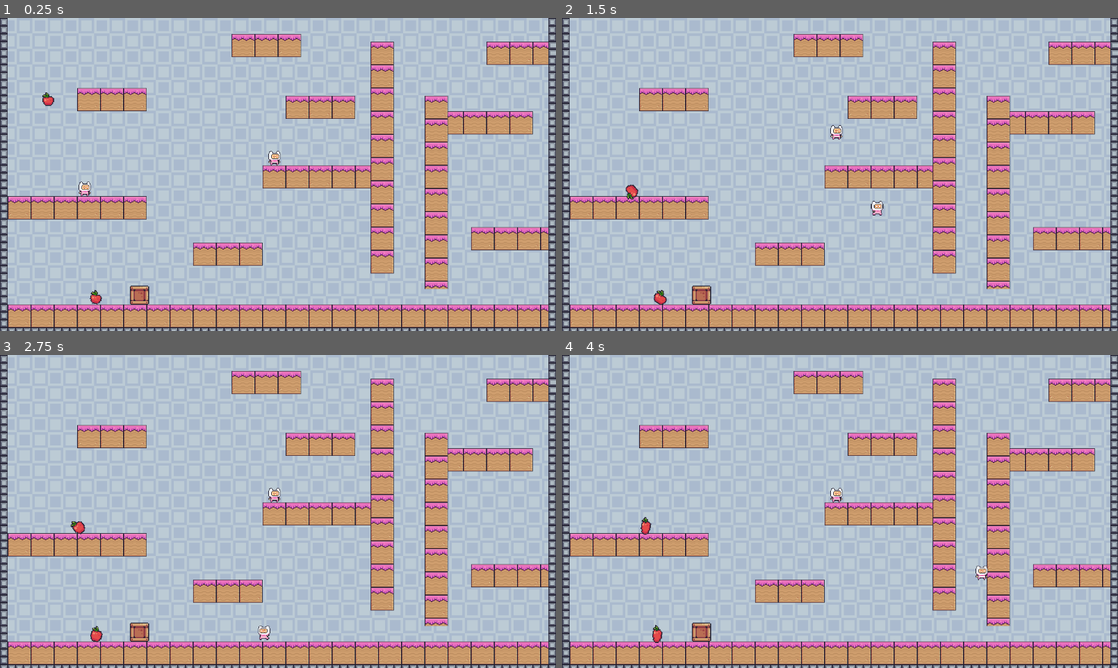
Above: before the commit, frames 1-4 (two rows, left to right).
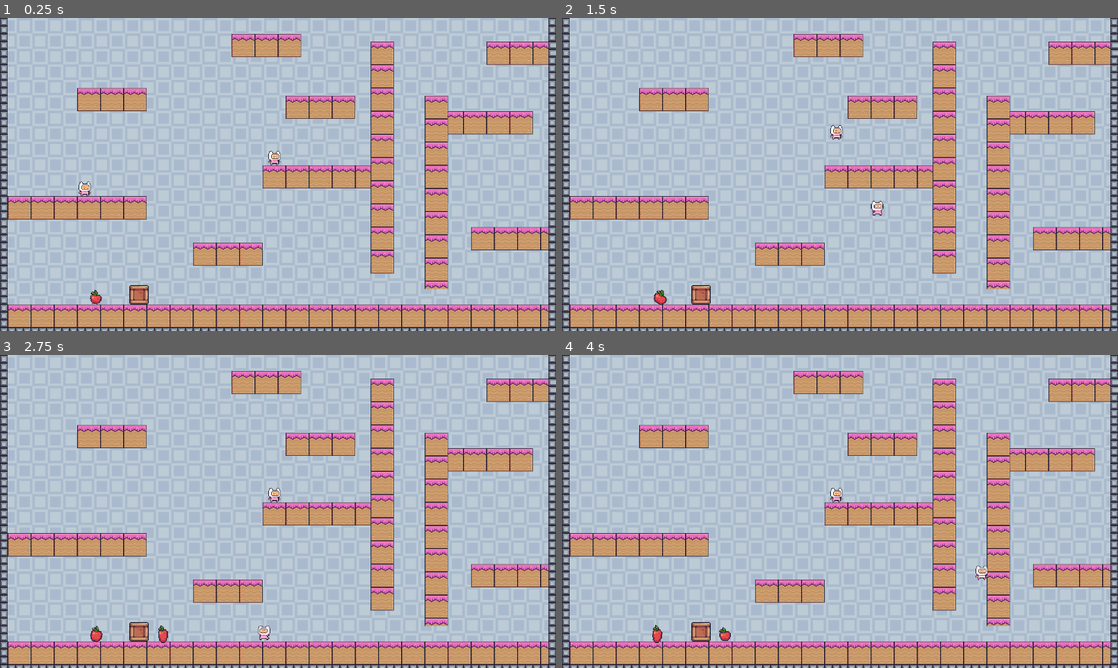
Above: after the commit, the same moments.

Repository: queer-frogs/undercooked
Game: Godot game, scene res://node.tscn
Two runs of this game, one before a commit and one after it. Both use one fixed random seed, a clock stepped at 60 frames per second and the inputs below.
Inputs:
- Up to frame 1 (0.25 s): no input
- Up to frame 2 (1.5 s): hold Right (move_right_1) from 0.53 s (still down); tap E (interact) at 0.6 s; tap Shift (jump_1) at 0.77 s; tap Alt (dash_1) at 1.35 s
- Up to frame 3 (2.75 s): tap Shift (jump_1) at 1.52 s; tap E (interact) at 1.55, 2.1 s; release Right (move_right_1) at 2.03 s; hold Left (move_left_1) from 2.03 s (still down)
- Up to frame 4 (4 s): release Left (move_left_1) at 2.78 s; hold Right (move_right_1) from 2.78 s (still down); tap E (interact) at 2.85, 3.8 s; tap Shift (jump_1) at 3.02, 3.77 s; tap Alt (dash_1) at 3.6 s

The runs differ from the first frame. In frame 1, 0.2% of the frame differs, in the area x 7-27%, y 23-92%; in frame 2, 0.2%; in frame 3, 0.3%, in the area x 12-31%, y 53-92%; in frame 4, 0.3%.

Commit message:
items working

Diff:
--- /dev/null
+++ b/Box.gd
@@ -0,0 +1,28 @@
+extends RigidBody2D
+class_name Box
+
+var cooldown: float = 2.0
+var cooling_down : bool = false
+@export var ingredient_type : String = "apple"
+
+# TODO add type
+
+# Called when the node enters the scene tree for the first time.
+func _enter_tree():
+	cool_down()
+	pass
+
+
+# Called every frame. 'delta' is the elapsed time since the previous frame.
+func _process(delta):
+	pass
+
+func cool_down():
+	if cooling_down == false:
+		cooling_down = true
+		await get_tree().create_timer(2).timeout
+		var ingredient_position = self.position
+		ingredient_position[1] -= 50
+		ingredient_position[0] += 50
+		get_parent().spawn_ingredient(ingredient_type, ingredient_position, self)
+		cooling_down = false
--- /dev/null
+++ b/Box.tscn
@@ -0,0 +1,20 @@
+[gd_scene load_steps=4 format=3 uid="uid://clue6jsscl3fd"]
+
+[ext_resource type="Script" path="res://Box.gd" id="1_ey72t"]
+[ext_resource type="Texture2D" uid="uid://1ifrr7so20dj" path="res://assets_temporaires/Items/Boxes/Box1/Idle.png" id="1_xqqqw"]
+
+[sub_resource type="RectangleShape2D" id="RectangleShape2D_4suj7"]
+size = Vector2(43.5, 41.5)
+
+[node name="Box" type="RigidBody2D"]
+script = ExtResource("1_ey72t")
+
+[node name="CollisionShape2D" type="CollisionShape2D" parent="."]
+position = Vector2(0.25, -10.75)
+shape = SubResource("RectangleShape2D_4suj7")
+
+[node name="Sprite2D" type="Sprite2D" parent="."]
+texture_filter = 1
+position = Vector2(0, -10)
+scale = Vector2(2, 2)
+texture = ExtResource("1_xqqqw")
--- a/CaissePomme.gd
+++ /dev/null
@@ -1,12 +0,0 @@
-extends RigidBody2D
-
-# Called when the node enters the scene tree for the first time.
-func _ready():
-	pass
-
-	#get_parent().move_child(ingredient, -1)
-	#print(get_parent().get_child(-1))
-
-# Called every frame. 'delta' is the elapsed time since the previous frame.
-func _process(delta):
-	pass
--- a/Ingredient.gd
+++ b/Ingredient.gd
@@ -5,10 +5,12 @@
 var boilResult: String = "none"
 var chopResult: String = "none"
 var itemType: String = "none"
+var originBox: Box = null
+var regenerated: bool = false
 
-
-func setup(type: String, init_position: Vector2):
+func setup(type: String, init_position: Vector2, box: Box):
 	position = init_position
+	originBox = box
 	dish = false
 	itemType = type
 	if itemType == "apple":
@@ -20,6 +22,11 @@
 	else:
 		printerr("Error : the type provided is not supported.")
 
+func _process(_delta):
+	if just_picked and not regenerated:
+		originBox.cool_down()
+		regenerated = true
+	super._process(_delta)
 
 
 # Called when the node enters the scene tree for the first time.
--- a/Item.gd
+++ b/Item.gd
@@ -6,6 +6,7 @@
 var playerPicker : CharacterBody2D = null
 var a  	# way the vector goes, 1 right or -1 left
 var dish : bool = true
+var just_picked : bool = false
 
 # Called when the node enters the scene tree for the first time.
 func _ready():
@@ -17,6 +18,8 @@
 	# Picking processing
 	if picked == true:
 		self.position = playerPicker.get_node("PickUpMarker").global_position
+		if just_picked == true:
+			just_picked = false
 	elif just_dropped:
 		if randi() % 2 == 0:
 			a = 1
@@ -44,5 +47,6 @@
 					playerPicker= body
 			if playerPicker != null and playerPicker.can_pick:
 				picked = true
+				just_picked = true
 			else:
 				playerPicker = null
--- a/node.gd
+++ b/node.gd
@@ -3,14 +3,15 @@
 
 # Called when the node enters the scene tree for the first time.
 func _ready():
-	var ingredient = preload("res://Ingredient.tscn").instantiate()
-	ingredient.setup("apple", Vector2(100, 100))
-	add_child(ingredient)
-	print(get_children())
-
 	pass # Replace with function body.
 
 
 # Called every frame. 'delta' is the elapsed time since the previous frame.
 func _process(delta):
 	pass
+
+
+func spawn_ingredient(type:String, position: Vector2, originBox: Box):
+	var ingredient = preload("res://Ingredient.tscn").instantiate()
+	ingredient.setup(type, position, originBox)
+	add_child.call_deferred(ingredient)
--- a/node.tscn
+++ b/node.tscn
@@ -1,11 +1,10 @@
-[gd_scene load_steps=11 format=3 uid="uid://byx12llv7aqv1"]
+[gd_scene load_steps=9 format=3 uid="uid://byx12llv7aqv1"]
 
 [ext_resource type="Texture2D" uid="uid://ct4g2y2krmr1c" path="res://Blue.png" id="1_5xulf"]
 [ext_resource type="Script" path="res://node.gd" id="1_ku0r5"]
 [ext_resource type="Texture2D" uid="uid://v06exrj5qf7g" path="res://Terrain (16x16).png" id="2_rmpv8"]
 [ext_resource type="PackedScene" uid="uid://bpykeyknnfm0b" path="res://main_character.tscn" id="3_2jxds"]
-[ext_resource type="Script" path="res://CaissePomme.gd" id="4_2m450"]
-[ext_resource type="Texture2D" uid="uid://1ifrr7so20dj" path="res://assets_temporaires/Items/Boxes/Box1/Idle.png" id="4_ymlea"]
+[ext_resource type="PackedScene" uid="uid://clue6jsscl3fd" path="res://Box.tscn" id="6_hyvq5"]
 [ext_resource type="PackedScene" uid="uid://boj27qlbd1g2l" path="res://Item.tscn" id="6_rdx3k"]
 
 [sub_resource type="TileSetAtlasSource" id="TileSetAtlasSource_dbib4"]
@@ -472,9 +471,6 @@
 physics_layer_0/collision_mask = 3
 sources/0 = SubResource("TileSetAtlasSource_dbib4")
 
-[sub_resource type="RectangleShape2D" id="RectangleShape2D_1hnrv"]
-size = Vector2(43.5, 40.5)
-
 [node name="Node" type="Node"]
 script = ExtResource("1_ku0r5")
 metadata/_edit_horizontal_guides_ = [-55.0]
@@ -498,20 +494,6 @@
 format = 2
 layer_0/tile_data = PackedInt32Array(196679, 786432, 4, 262215, 786432, 4, 2424833, 393216, 8, 2490369, 393216, 9, 2555 …(17858 unchanged characters)…
 
-[node name="CaissePomme" type="RigidBody2D" parent="."]
-position = Vector2(289, 567)
-script = ExtResource("4_2m450")
-
-[node name="CollisionShape2D" type="CollisionShape2D" parent="CaissePomme"]
-position = Vector2(0.25, -11.25)
-shape = SubResource("RectangleShape2D_1hnrv")
-
-[node name="Sprite2D" type="Sprite2D" parent="CaissePomme"]
-texture_filter = 1
-position = Vector2(0, -10)
-scale = Vector2(2, 2)
-texture = ExtResource("4_ymlea")
-
 [node name="Character1" parent="." instance=ExtResource("3_2jxds")]
 
 [node name="Character2" parent="." instance=ExtResource("3_2jxds")]
@@ -521,3 +503,6 @@
 input_jump = "jump_2"
 
 [node name="Item" parent="." instance=ExtResource("6_rdx3k")]
+
+[node name="Box2" parent="." instance=ExtResource("6_hyvq5")]
+position = Vector2(288, 585)
